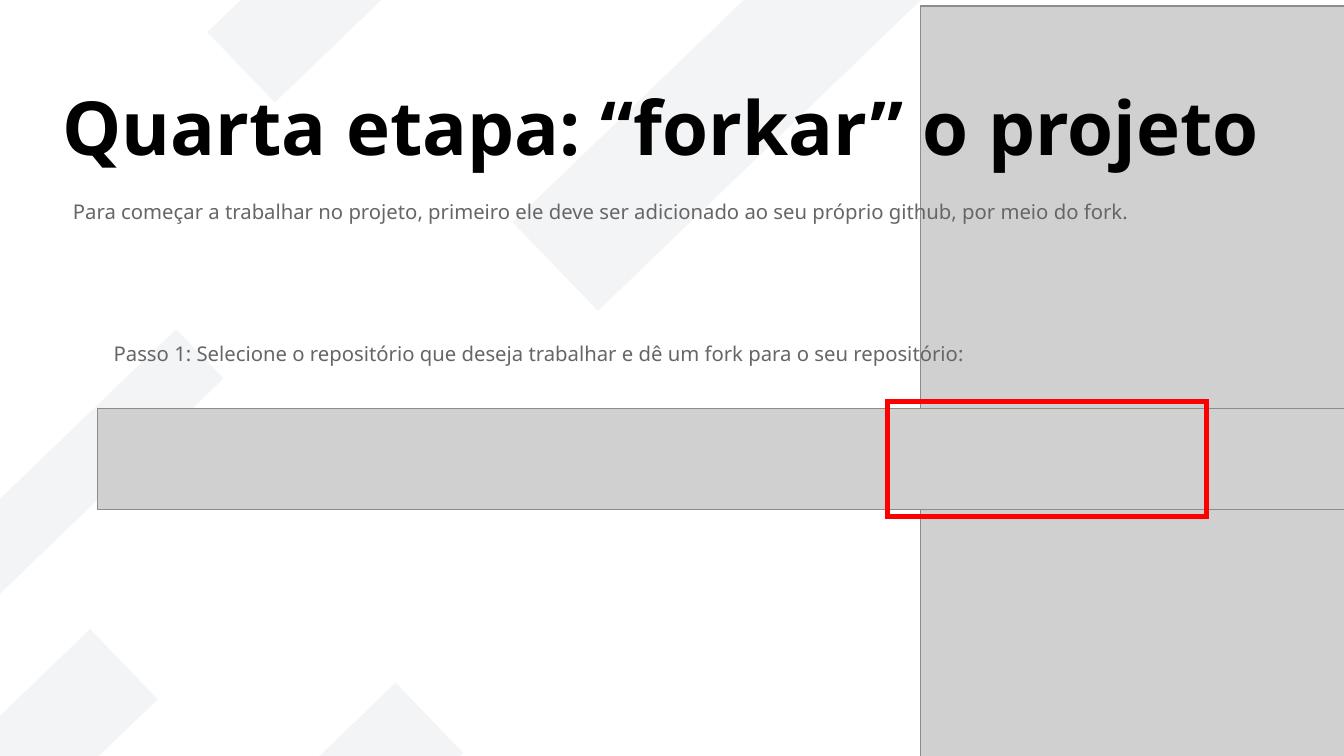
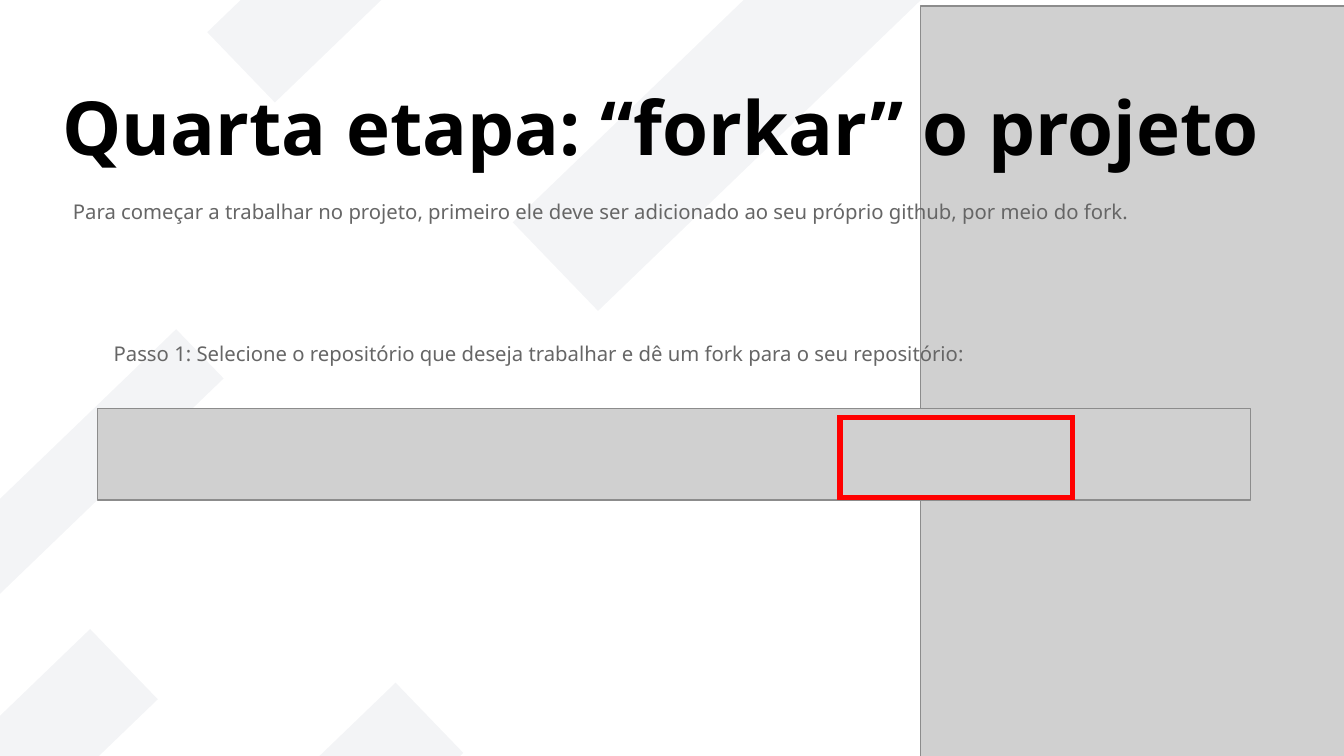
Before and after one commit to LORENZOCIRCELLI/Course-GitHubMasterclass, a slide deck: slide 12 of Apresentação/Git e Github.pptx. Drawn at 1344x756 pixels with LibreOffice and Linux fonts; fonts in the diff are those of the drawing; grey boxes stand for pictures. Boxes give left, top, right and bottom in pixels: in the first picture for what was removed or moved away, otherwise in the second. Text is boxed around its words. In the diff, an @@ line names an element or a change of style, - is before the commit and + after.

```diff
--- a/Apresentação/Git e Github.pptx
+++ b/Apresentação/Git e Github.pptx
@@ picture: place and size @@
-picture at (98,409,1344,510)
+picture at (98,409,1251,500)
@@ rectangle: place and size @@
-rectangle at (888,402,1207,517)
+rectangle at (840,418,1073,499)
```
Also in this commit, not shown: 3 other slides changed.
